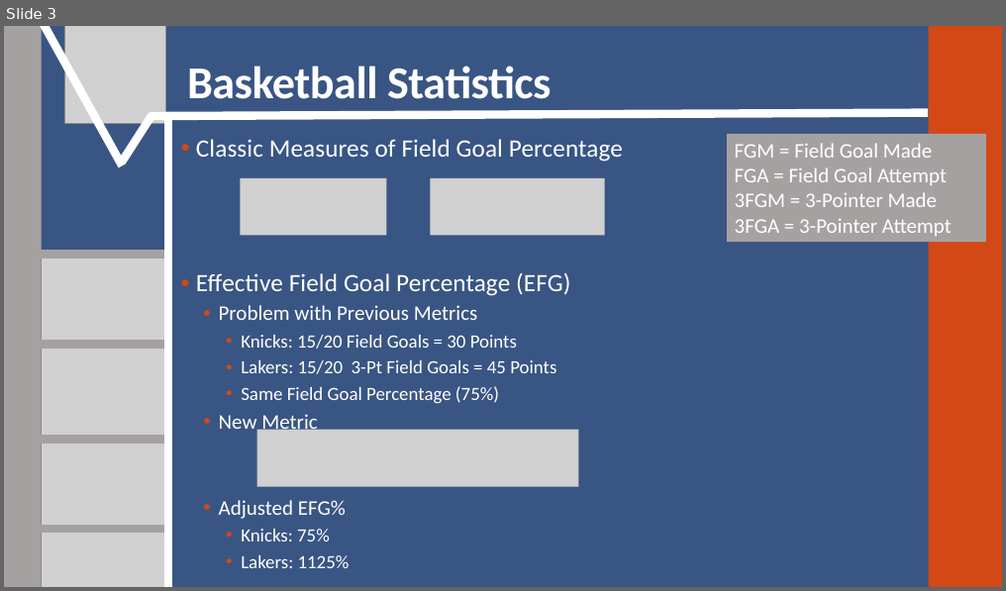
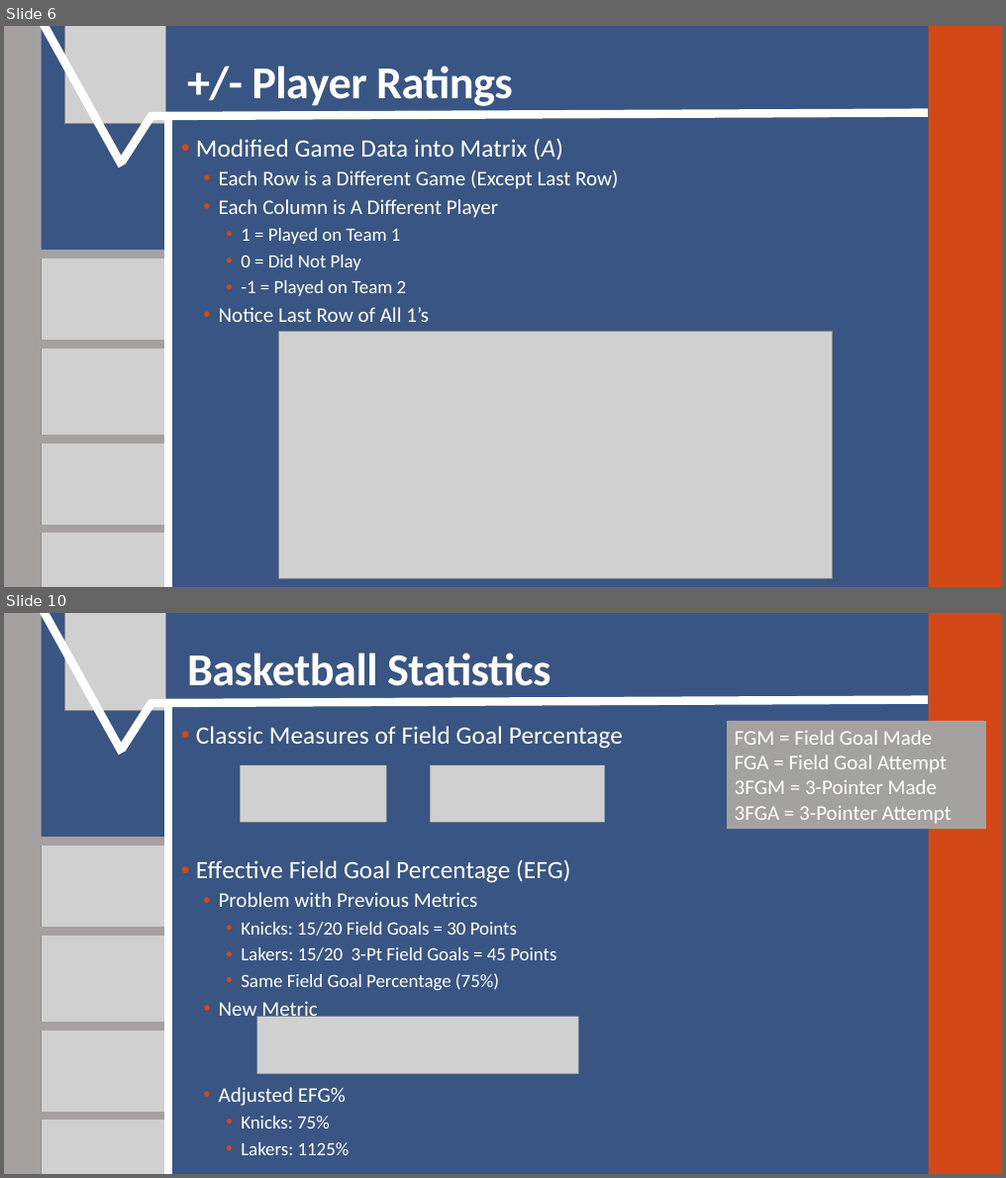
Before and after one commit to SuperMarioGiacomazzo/STOR390_WEBSITE, a slide deck: Slides/Basketball 2/Basketball_2_Lecture.pptx. Shown one above the other, each under a label of ours: slide 3 before the commit, slides 6 and 10 after it; the slides between them are not shown. The pictures are 1006x591 and 1006x1178 pixels, drawn with LibreOffice and Linux fonts; fonts in the diff are those of the drawing; grey boxes stand for pictures. Boxes give left, top, right and bottom in pixels: in the first picture for what was removed or moved away, otherwise in the second. Text is boxed around its words. In the diff, an @@ line names an element or a change of style, - is before the commit and + after.

```diff
--- a/Slides/Basketball 2/Basketball_2_Lecture.pptx
+++ b/Slides/Basketball 2/Basketball_2_Lecture.pptx
@@ slide 6 added at (4,26,1002,587), background #395583; not listed: 2 template elements that a slide beside it also shows @@
@@ line added from (40, 26) to (122, 166), #FFFFFF 8 pt @@
@@ picture added at (64,26,165,123) @@
@@ title added at (252,66,513,106), 44 pt, text #FFFFFF, bold @@
++/- Player Ratings
@@ line added from (150, 116) to (928, 113), #FFFFFF 8 pt @@
@@ line added from (122, 162) to (152, 115), #FFFFFF 8 pt @@
@@ line added from (168, 587) to (168, 115), #FFFFFF 8 pt @@
@@ text added at (196,138,618,322), 20 pt, text #FFFFFF @@
+• Modified Game Data into Matrix (A)
+  • Each Row is a Different Game (Except Last Row)
+  • Each Column is A Different Player
+    • 1 = Played on Team 1
+    • 0 = Did Not Play
+    • -1 = Played on Team 2
+  • Notice Last Row of All 1’s
@@ line added from (35, 255) to (165, 255), #A6A1A1 8 pt @@
@@ picture added at (41,257,171,348) @@
@@ line added from (34, 344) to (164, 344), #A6A1A1 8 pt @@
@@ picture added at (42,348,172,439) @@
@@ picture added at (279,332,833,578) @@
@@ line added from (35, 439) to (165, 439), #A6A6A6 8 pt @@
@@ line added from (35, 439) to (165, 439), #A6A1A1 8 pt @@
@@ picture added at (41,442,171,533) @@
@@ line added from (34, 529) to (164, 529), #A6A1A1 8 pt @@
@@ picture added at (42,533,172,587) @@
@@ what was slide 3 is now slide 10 @@
```
Also in this commit, not shown: 7 other slides added, 1 slide removed, 11 other files.
